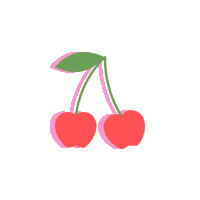
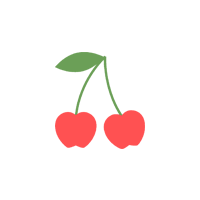
Revision of a layered 200×200 image; what changed, layer by layer:
removed layer "cherry shadow" (2nd of 2, in "hover fruit" › "cherry shadow") (was 70%) from group "cherry shadow" over [left=50, top=52, right=133, bottom=149]
showed group "normal fruit" (3 layers) over [left=55, top=52, right=133, bottom=149]
